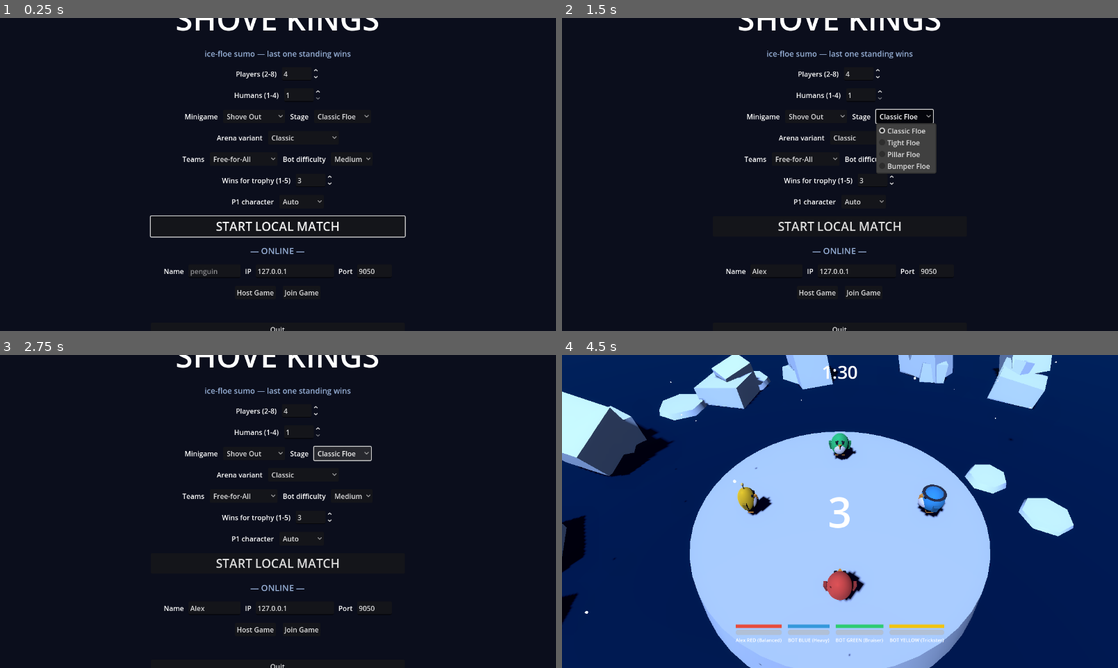
Above: before the commit, frames 1-4 (two rows, left to right).
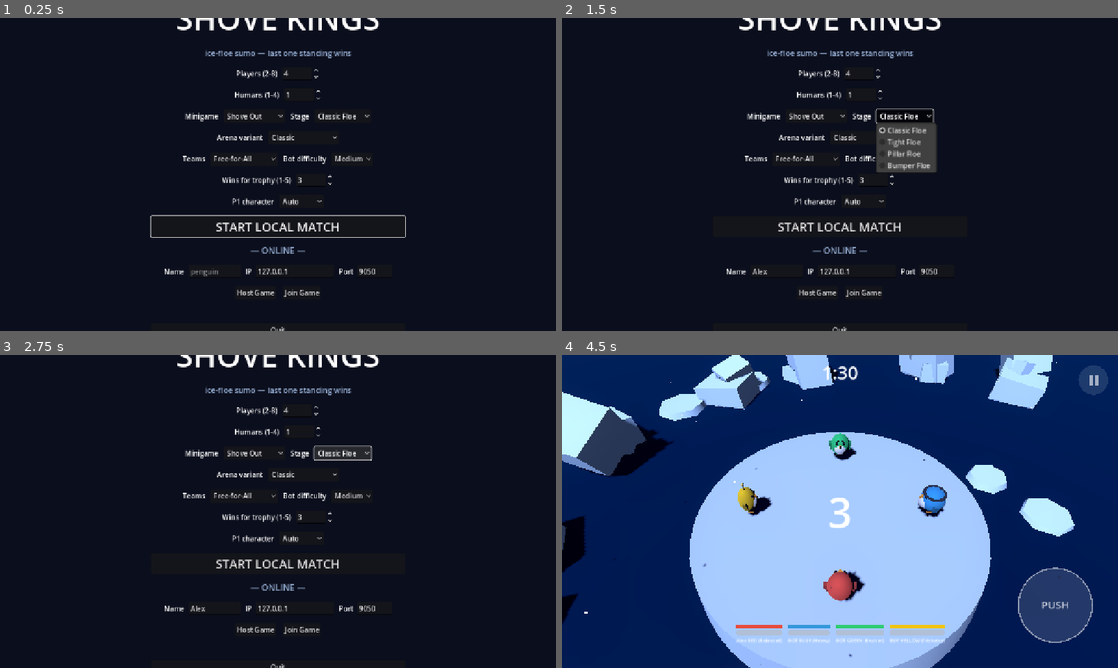
Above: after the commit, the same moments.

Repository: daniyaljavaid/Crash-Bash-2.0
Game: Godot game, scene res://scenes/main_menu.tscn
Two runs of this game, one before a commit and one after it. Both use one fixed random seed, a clock stepped at 60 frames per second and the inputs below.
Inputs (mouse positions are in pixels of both pictures, inside the frame that each line leads up to):
- Up to frame 1 (0.25 s): no input
- Up to frame 2 (1.5 s): click (778, 271) at 0.52 s; type "Alex" at 0.6 s; click "Classic Floe" at 1.25 s
- Up to frame 3 (2.75 s): click "Classic Floe" at 2 s
- Up to frame 4 (4.5 s): click "Classic" at 2.75 s; click "Classic" at 3.5 s; click "START LOCAL MATCH" at 4.25 s

The runs differ from the first frame. In frame 1, 3.2% of the frame differs, in the area x 26-73%, y 0-100%; in frame 2, 3.1%; in frame 3, 2.9%; in frame 4, 4.8%, in the area x 0-99%, y 0-100%.

Commit message:
Android support: touch controls, mobile export, audio crash fix
Touch input: a TouchControls overlay (dynamic left-half virtual
joystick, PUSH/THROW button, pause button) feeds a new TOUCH scheme in
HumanController; slot-0 humans and client predictors auto-select it
when a touchscreen is present. Stretch mode canvas_items/expand and a
gl_compatibility mobile renderer override adapt to phone screens.

Android export preset (arm64 + x86_64, INTERNET permission for online
play, immersive landscape) exports a signed debug APK against the
Android Studio SDK/JDK already configured in the editor settings.

Fixed a native crash found on-device: SIGSEGV in the AudioTrack thread
during matches. Bisected (menu survived, SFX-only survived, music-only
crashed) to the synthesized music loops — the resampler reads a few
frames past the loop point and the buffer could end flush against an
unmapped page. Music buffers now carry 512 samples of silence past
loop_end. Also stop players before swapping streams (same-thread race
hygiene). Verified: 150 s full-audio match on a Pixel 9 Pro emulator,
where the original crash reproduced within ~60 s twice.

Co-Authored-By: Claude Fable 5 <noreply@anthropic.com>

Diff:
--- a/project.godot
+++ b/project.godot
@@ -23,6 +23,9 @@
 
 window/size/viewport_width=1280
 window/size/viewport_height=720
+window/stretch/mode="canvas_items"
+window/stretch/aspect="expand"
+window/handheld/orientation=4
 
 [physics]
 
@@ -33,4 +36,5 @@
 
 renderer/rendering_method="forward_plus"
 renderer/rendering_method.web="gl_compatibility"
+renderer/rendering_method.mobile="gl_compatibility"
 textures/vram_compression/import_etc2_astc=true
--- a/scripts/arena.gd
+++ b/scripts/arena.gd
@@ -20,6 +20,10 @@
 	$Sun.rotation_degrees = Vector3(-55.0, -35.0, 0.0)
 	_apply_mode_theme()
 	SoundBank.play_music("game")
+	if DisplayServer.is_touchscreen_available() and not Net.dedicated:
+		var touch := TouchControls.new()
+		add_child(touch)
+		touch.pause_requested.connect(func() -> void: $PauseMenu._toggle())
 	match Net.mode:
 		Net.Mode.OFFLINE:
 			_sim.start_match(MatchConfig.player_count, MatchConfig.human_count)
@@ -110,7 +114,7 @@
 func _make_client_input_source() -> PlayerController:
 	if "autopilot" in OS.get_cmdline_user_args():
 		return BotController.new()
-	return HumanController.new(HumanController.Scheme.KEYBOARD_WASD)
+	return HumanController.new(HumanController.local_scheme())
 
 
 func _on_player_eliminated(_slot: int, at: Vector3) -> void:
--- a/scripts/sim/human_controller.gd
+++ b/scripts/sim/human_controller.gd
@@ -3,7 +3,12 @@
 ## Reads a local input device and converts it to a PlayerInput.
 ## The only gameplay-adjacent code allowed to touch the Input singleton.
 
-enum Scheme { KEYBOARD_WASD, KEYBOARD_ARROWS, GAMEPAD }
+enum Scheme { KEYBOARD_WASD, KEYBOARD_ARROWS, GAMEPAD, TOUCH }
+
+
+## The local player-1 device: touch overlay on touchscreens, WASD elsewhere.
+static func local_scheme() -> Scheme:
+	return Scheme.TOUCH if DisplayServer.is_touchscreen_available() else Scheme.KEYBOARD_WASD
 
 const GAMEPAD_DEADZONE := 0.25
 
@@ -31,4 +36,8 @@
 				Input.get_joy_axis(device, JOY_AXIS_LEFT_Y))
 			pi.move = Vector2.ZERO if v.length() < GAMEPAD_DEADZONE else v.limit_length(1.0)
 			pi.charge = Input.is_joy_button_pressed(device, JOY_BUTTON_A)
+		Scheme.TOUCH:
+			if TouchControls.current != null:
+				pi.move = TouchControls.current.move
+				pi.charge = TouchControls.current.charge
 	return pi
--- a/scripts/sim/match_sim.gd
+++ b/scripts/sim/match_sim.gd
@@ -221,7 +221,7 @@
 	if slot >= human_count:
 		return BotController.new()
 	match slot:
-		0: return HumanController.new(HumanController.Scheme.KEYBOARD_WASD)
+		0: return HumanController.new(HumanController.local_scheme())
 		1: return HumanController.new(HumanController.Scheme.KEYBOARD_ARROWS)
 		_: return HumanController.new(HumanController.Scheme.GAMEPAD, slot - 2)
 
--- a/scripts/sound_bank.gd
+++ b/scripts/sound_bank.gd
@@ -39,11 +39,16 @@
 
 
 func play_music(track: String) -> void:
+	if "nomusic" in OS.get_cmdline_user_args(): # crash-bisection debug flag
+		return
 	if not MatchConfig.music_on or not _music_tracks.has(track):
 		return
 	if _current_track == track and _music_player.playing:
 		return
 	_current_track = track
+	# Always stop before swapping streams: reassigning a playing stream races
+	# the audio thread on Android (SIGSEGV in AudioTrack).
+	_music_player.stop()
 	_music_player.stream = _music_tracks[track]
 	_music_player.play()
 
@@ -98,6 +103,10 @@
 	# Gentle master clip.
 	for i in n:
 		buf[i] = clampf(buf[i], -0.95, 0.95)
+	# Silence padding past the loop point: the resampler reads a few frames
+	# ahead when interpolating across the loop, and on Android the buffer can
+	# end flush against an unmapped page — SIGSEGV in the AudioTrack thread.
+	buf.resize(n + 512)
 	var wav := _make_wav(buf)
 	wav.loop_mode = AudioStreamWAV.LOOP_FORWARD
 	wav.loop_end = n
@@ -130,10 +139,13 @@
 
 
 func play(sound: String, volume_db := -8.0) -> void:
+	if "nosfx" in OS.get_cmdline_user_args(): # crash-bisection debug flag
+		return
 	if not _streams.has(sound):
 		return
 	var p := _players[_next]
 	_next = (_next + 1) % _players.size()
+	p.stop() # see play_music: never swap a stream mid-playback
 	p.stream = _streams[sound]
 	p.volume_db = volume_db
 	p.play()
--- /dev/null
+++ b/scripts/touch_controls.gd
@@ -0,0 +1,110 @@
+class_name TouchControls
+extends CanvasLayer
+## Mobile input overlay: a dynamic virtual joystick on the left half (appears
+## where the thumb lands), a charge/throw button bottom-right, and a pause
+## button top-right. Exposes `move`/`charge` for HumanController's TOUCH
+## scheme — the sim consumes the same PlayerInput as every other device.
+
+signal pause_requested
+
+static var current: TouchControls = null
+
+const JOY_RADIUS := 130.0
+const BTN_RADIUS := 85.0
+const PAUSE_RADIUS := 34.0
+
+var move := Vector2.ZERO
+var charge := false
+
+var _joy_touch := -1
+var _joy_center := Vector2.ZERO
+var _joy_pos := Vector2.ZERO
+var _btn_touch := -1
+var _canvas: Control = null
+
+
+func _enter_tree() -> void:
+	current = self
+
+
+func _exit_tree() -> void:
+	if current == self:
+		current = null
+
+
+func _ready() -> void:
+	layer = 50
+	_canvas = DrawLayer.new()
+	_canvas.controls = self
+	_canvas.set_anchors_preset(Control.PRESET_FULL_RECT)
+	_canvas.mouse_filter = Control.MOUSE_FILTER_IGNORE
+	add_child(_canvas)
+
+
+func _input(event: InputEvent) -> void:
+	if event is InputEventScreenTouch:
+		var size := _canvas.get_viewport_rect().size
+		if event.pressed:
+			if _pause_rect(size).has_point(event.position):
+				pause_requested.emit()
+			elif event.position.distance_to(_btn_center(size)) <= BTN_RADIUS * 1.3 \
+					and _btn_touch < 0:
+				_btn_touch = event.index
+				charge = true
+			elif event.position.x < size.x * 0.55 and _joy_touch < 0:
+				_joy_touch = event.index
+				_joy_center = event.position
+				_joy_pos = event.position
+		else:
+			if event.index == _btn_touch:
+				_btn_touch = -1
+				charge = false
+			elif event.index == _joy_touch:
+				_joy_touch = -1
+				move = Vector2.ZERO
+		_canvas.queue_redraw()
+	elif event is InputEventScreenDrag and event.index == _joy_touch:
+		_joy_pos = event.position
+		move = ((_joy_pos - _joy_center) / JOY_RADIUS).limit_length(1.0)
+		_canvas.queue_redraw()
+
+
+func _btn_center(size: Vector2) -> Vector2:
+	return Vector2(size.x - BTN_RADIUS - 60.0, size.y - BTN_RADIUS - 60.0)
+
+
+func _pause_rect(size: Vector2) -> Rect2:
+	return Rect2(size.x - 90.0, 24.0, 66.0, 66.0)
+
+
+## Draws the joystick/button shapes — kept in a child Control because a
+## CanvasLayer can't draw directly.
+class DrawLayer extends Control:
+	var controls: TouchControls
+
+	func _draw() -> void:
+		var vp := get_viewport_rect().size
+		# Charge button
+		var bc := controls._btn_center(vp)
+		var pressed := controls.charge
+		draw_circle(bc, BTN_RADIUS, Color(1, 1, 1, 0.28 if pressed else 0.14))
+		draw_arc(bc, BTN_RADIUS, 0, TAU, 40, Color(1, 1, 1, 0.5), 3.0)
+		var label := "THROW" if MatchConfig.minigame == MatchConfig.Minigame.SNOW \
+			or MatchConfig.minigame == MatchConfig.Minigame.BOULDER else "PUSH"
+		var font := ThemeDB.fallback_font
+		var tsize := font.get_string_size(label, HORIZONTAL_ALIGNMENT_CENTER, -1, 24)
+		draw_string(font, bc - Vector2(tsize.x * 0.5, -8), label,
+			HORIZONTAL_ALIGNMENT_CENTER, -1, 24, Color(1, 1, 1, 0.75))
+		# Pause button
+		var pr := controls._pause_rect(vp)
+		var pc := pr.get_center()
+		draw_circle(pc, PAUSE_RADIUS, Color(1, 1, 1, 0.12))
+		draw_rect(Rect2(pc + Vector2(-10, -12), Vector2(7, 24)), Color(1, 1, 1, 0.6))
+		draw_rect(Rect2(pc + Vector2(3, -12), Vector2(7, 24)), Color(1, 1, 1, 0.6))
+		# Joystick (only while touched)
+		if controls._joy_touch >= 0:
+			draw_circle(controls._joy_center, JOY_RADIUS, Color(1, 1, 1, 0.08))
+			draw_arc(controls._joy_center, JOY_RADIUS, 0, TAU, 40, Color(1, 1, 1, 0.4), 3.0)
+			var knob: Vector2 = controls._joy_center \
+				+ controls.move * JOY_RADIUS
+			draw_circle(knob, 42.0, Color(1, 1, 1, 0.35))
Not shown, changed: export_presets.cfg
Not shown, added: scripts/touch_controls.gd.uid
